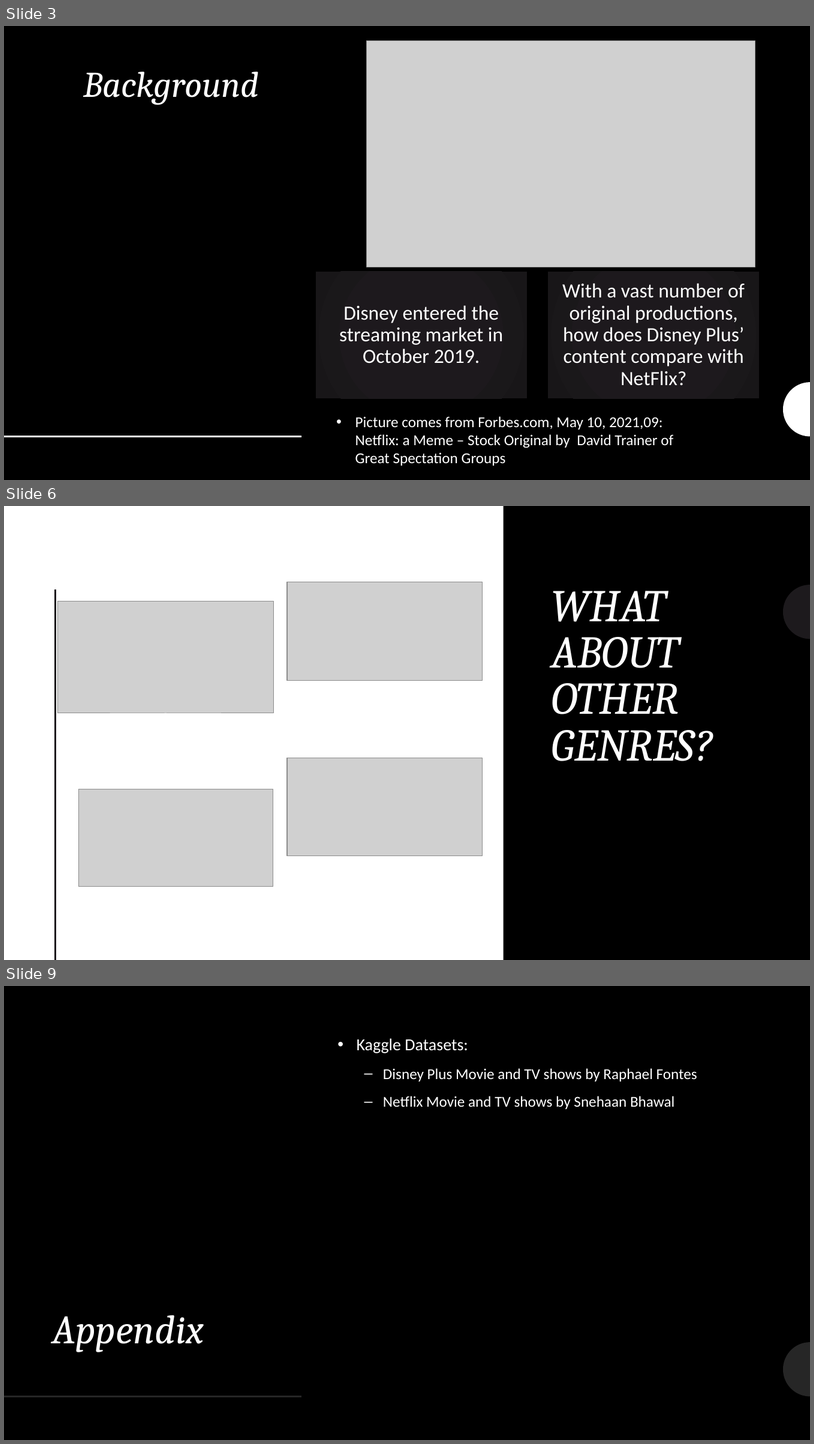
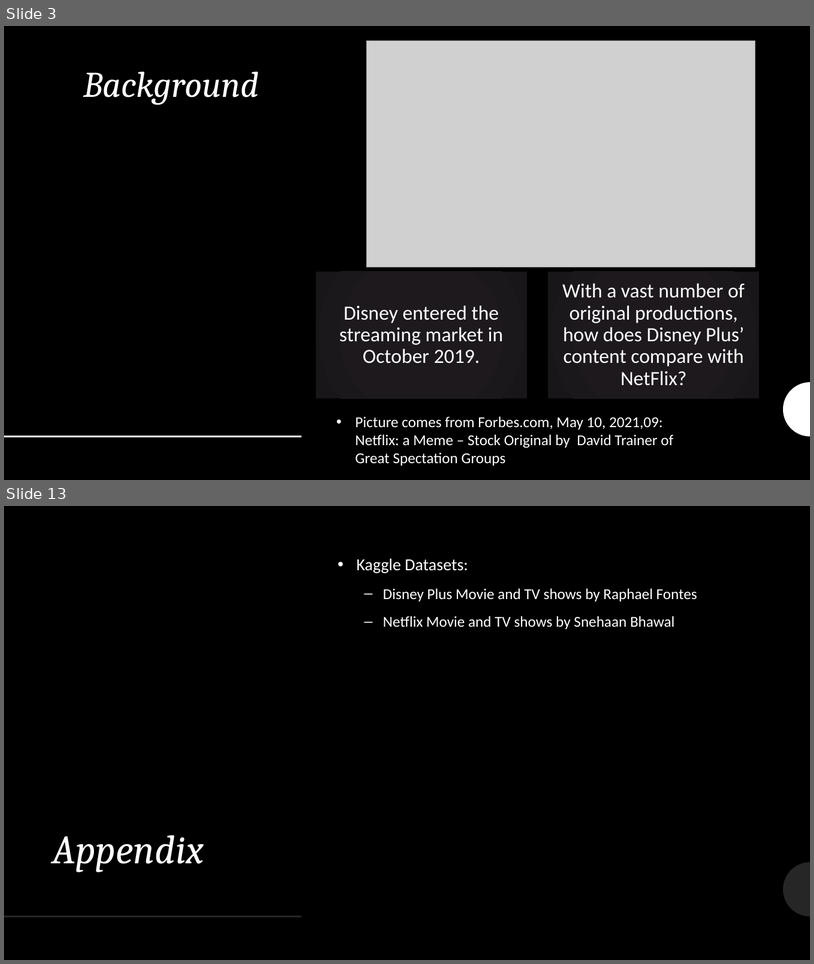
Before and after one commit to qwang27/Python_Into_Project, a slide deck: Analysis of Disney Plus Competitiveness over Netflix.pptx. Shown one above the other, each under a label of ours: slides 3, 6 and 9 before the commit, slides 3 and 13 after it; the slides between them are not shown. The pictures are 814x1444 and 814x964 pixels, drawn with LibreOffice and Linux fonts; fonts in the diff are those of the drawing; grey boxes stand for pictures. Boxes give left, top, right and bottom in pixels: in the first picture for what was removed or moved away, otherwise in the second. Text is boxed around its words. In the diff, an @@ line names an element or a change of style, - is before the commit and + after.

```diff
--- a/Analysis of Disney Plus Competitiveness over Netflix.pptx
+++ b/Analysis of Disney Plus Competitiveness over Netflix.pptx
@@ slide 6 removed at [4,506,810,960], background #000000; not listed: 2 template elements that a slide beside it also shows @@
@@ rectangle removed at [4,506,810,960] @@
@@ rectangle removed at [4,506,504,960] @@
@@ line removed from (56, 589) to (56, 960) @@
@@ picture removed at [287,582,483,680] @@
@@ title removed at [552,591,713,761] @@
-WHAT ABOUT OTHER GENRES?
@@ freeform shape removed at [784,585,810,639] @@
@@ picture removed at [57,601,273,713] @@
@@ picture removed at [287,758,483,856] @@
@@ picture removed at [78,789,273,886] @@
@@ what was slide 9 is now slide 13 @@
```
Also in this commit, not shown: 3 slides changed, 6 slides added, 1 other slide removed, 3 other files.
